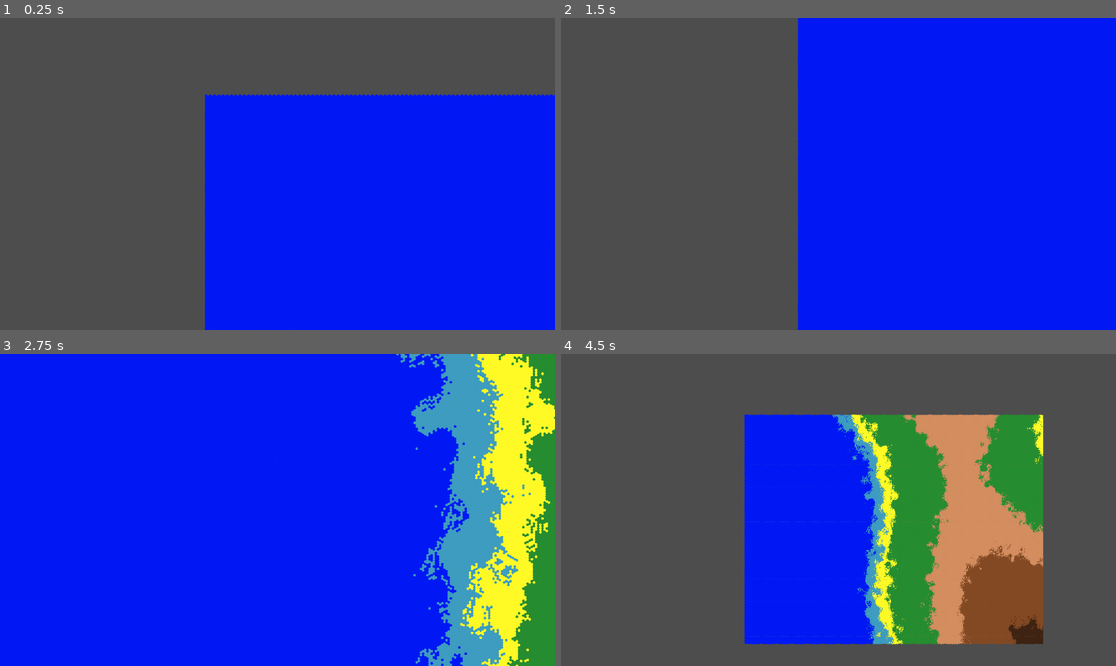
Above: before the commit, frames 1-4 (two rows, left to right).
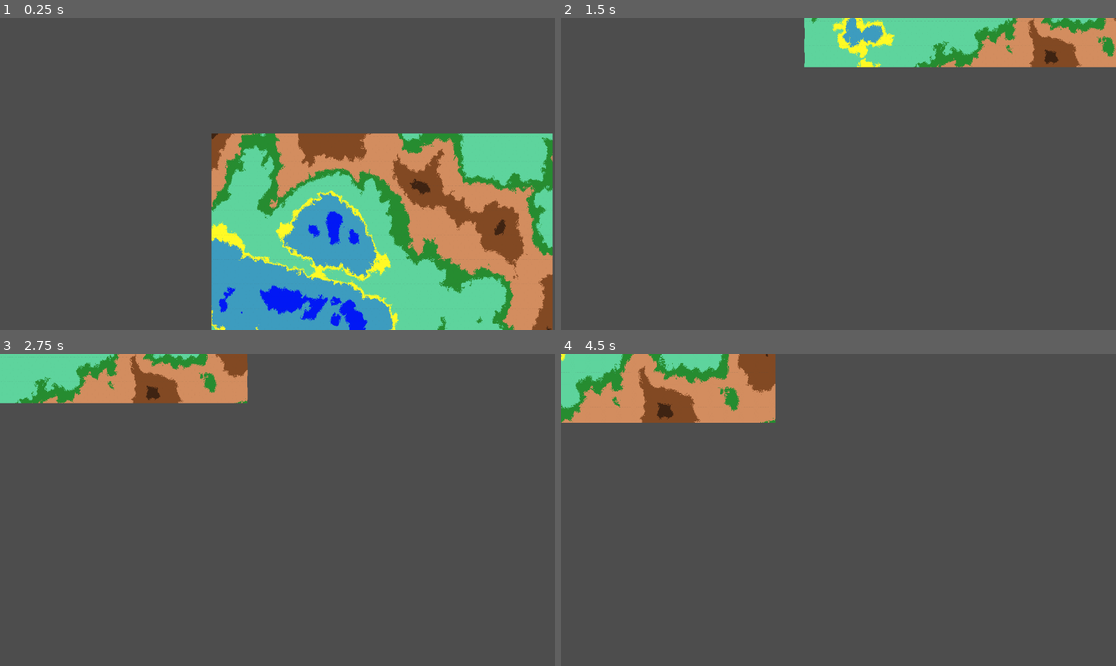
Above: after the commit, the same moments.

Repository: ThiGouvea/InfiniteHexWar
Game: Godot game, scene res://scenes/Tile.tscn
The game is run twice, just before and just after one commit, with the same random seed, the same clock (stepped at 60 frames per second) and the same inputs.
Inputs (mouse positions are in pixels of both pictures, inside the frame that each line leads up to):
- Up to frame 1 (0.25 s): no input
- Up to frame 2 (1.5 s): tap Enter at 0.5 s; move the mouse to (960, 158) at 0.52 s; hold S (camera_down) 0.53-1.28 s; move the mouse to (727, 189) at 1.27 s; tap A (camera_left) at 1.35 s
- Up to frame 3 (2.75 s): tap Space at 2 s; move the mouse to (333, 441) at 2.02 s; hold D (camera_right) from 2.03 s (still down)
- Up to frame 4 (4.5 s): move the mouse to (810, 572) at 2.77 s; release D (camera_right) at 2.78 s; tap W (camera_up) at 2.85 s; tap Enter at 3.5 s; move the mouse to (1005, 556) at 3.52 s; hold Mouse wheel up (zoom_in) 3.53-4.28 s; move the mouse to (672, 463) at 4.27 s; tap Mouse wheel down (zoom_out) at 4.35 s

The runs differ from the first frame. In frame 1, 46% of the frame differs, in the area x 36-100%, y 24-100%; in frame 2, 57%; in frame 3, 100%, in the area x 0-100%, y 0-100%; in frame 4, 48%.

Commit message:
revisando

Diff:
--- a/scenes/Tile.tscn
+++ b/scenes/Tile.tscn
@@ -4,22 +4,16 @@
 [ext_resource type="Script" uid="uid://dxrhxhyypmkkg" path="res://scripts/tile.gd" id="1_vhibn"]
 [ext_resource type="Script" uid="uid://dgfay31767okk" path="res://scripts/camera_2d.gd" id="3_r3gf4"]
 
-[sub_resource type="FastNoiseLite" id="FastNoiseLite_vhibn"]
-noise_type = 0
-seed = 3
+[sub_resource type="FastNoiseLite" id="FastNoiseLite_r3gf4"]
 frequency = 0.001
-offset = Vector3(156.86, 0, 0)
-fractal_type = 0
-fractal_octaves = 2
+fractal_type = 2
 domain_warp_enabled = true
-domain_warp_type = 1
 
-[sub_resource type="NoiseTexture2D" id="NoiseTexture2D_r3gf4"]
-noise = SubResource("FastNoiseLite_vhibn")
+[sub_resource type="NoiseTexture2D" id="NoiseTexture2D_rvdvl"]
+noise = SubResource("FastNoiseLite_r3gf4")
 
 [sub_resource type="TileSetAtlasSource" id="TileSetAtlasSource_vhibn"]
 texture = ExtResource("1_2sjy5")
-margins = Vector2i(0, 1)
 texture_region_size = Vector2i(60, 52)
 0:0/0 = 0
 1:0/0 = 0
@@ -29,6 +23,7 @@
 5:0/0 = 0
 6:0/0 = 0
 7:0/0 = 0
+0:1/0 = 0
 
 [sub_resource type="TileSet" id="TileSet_r3gf4"]
 tile_shape = 3
@@ -38,12 +33,12 @@
 
 [node name="Tile" type="Node2D"]
 script = ExtResource("1_vhibn")
-noise_height_texture = SubResource("NoiseTexture2D_r3gf4")
+noise_height_texture = SubResource("NoiseTexture2D_rvdvl")
 
 [node name="MapHexes" type="TileMapLayer" parent="."]
 tile_set = SubResource("TileSet_r3gf4")
 
 [node name="Camera2D" type="Camera2D" parent="."]
-position = Vector2(1514, 1653)
-zoom = Vector2(0.4, 0.4)
+position = Vector2(6866, 4207)
+zoom = Vector2(0.1, 0.1)
 script = ExtResource("3_r3gf4")
--- a/scripts/camera_2d.gd
+++ b/scripts/camera_2d.gd
@@ -3,7 +3,7 @@
 @export var speed: float = 1000.0
 @onready var camera_2d: Camera2D = $"."
 
-var zomm = 0.1
+var zomm = 0.02
 
 func _process(delta):
 	var direction = Vector2.ZERO
--- a/scripts/tile.gd
+++ b/scripts/tile.gd
@@ -3,21 +3,24 @@
 @export var noise_height_texture : NoiseTexture2D
 var noise : Noise
 
+
+
 @onready var map_hexes: TileMapLayer = $MapHexes
 var source_id = 0
 
 
-var deep_water_atlas = Vector2i(3,0)
-var shallow_water_atlas = Vector2i(2,0)
 var high_land_atlas = Vector2i(0,0)
 var low_land_atlas = Vector2i(1,0)
+var shallow_water_atlas = Vector2i(2,0)
+var deep_water_atlas = Vector2i(3,0)
+var grass_land_atlas = Vector2i(4,0)
+var forest_land_atlas = Vector2i(5,0)
 var sand_land_atlas = Vector2i(6,0)
-var grass_land_atlas = Vector2i(5,0)
 var mountain_atlas = Vector2i(7,0)
 
 
-var width : int = 600
-var height : int = 400
+var width : int = 800
+var height : int = 600
 
 var noise_value_arr = []
 
@@ -25,21 +28,26 @@
 	noise = noise_height_texture.noise
 	generate_world()
 
+func _process(delta: float) -> void:
+	pass
+
 func generate_world():
 	for x in range(width):
 		for y in range(height):
 			var noise_val = noise.get_noise_2d(x,y)
-			if noise_val >= 0.0 and noise_val < 0.1:
+			if noise_val >= 0.0 and noise_val < 0.05:
 				map_hexes.set_cell(Vector2i(x,y), source_id, sand_land_atlas)
-			elif noise_val >= 0.1 and noise_val < 0.4:
+			elif noise_val >= 0.05 and noise_val < 0.3:
 				map_hexes.set_cell(Vector2i(x,y), source_id, grass_land_atlas)
+			elif noise_val >= 0.3 and noise_val < 0.4:
+				map_hexes.set_cell(Vector2i(x,y), source_id, forest_land_atlas)
 			elif noise_val >= 0.4 and noise_val < 0.6:
 				map_hexes.set_cell(Vector2i(x,y), source_id, low_land_atlas)
 			elif noise_val >= 0.6 and noise_val < 0.85:
 				map_hexes.set_cell(Vector2i(x,y), source_id, high_land_atlas)
 			elif noise_val >= 0.85:
 				map_hexes.set_cell(Vector2i(x,y), source_id, mountain_atlas)
-			elif noise_val <= 0.0 and noise_val > -0.1:
+			elif noise_val <= 0.0 and noise_val > -0.2:
 				map_hexes.set_cell(Vector2i(x,y), source_id, shallow_water_atlas)
-			elif noise_val <= -0.1:
+			elif noise_val <= -0.2:
 				map_hexes.set_cell(Vector2i(x,y), source_id, deep_water_atlas)
